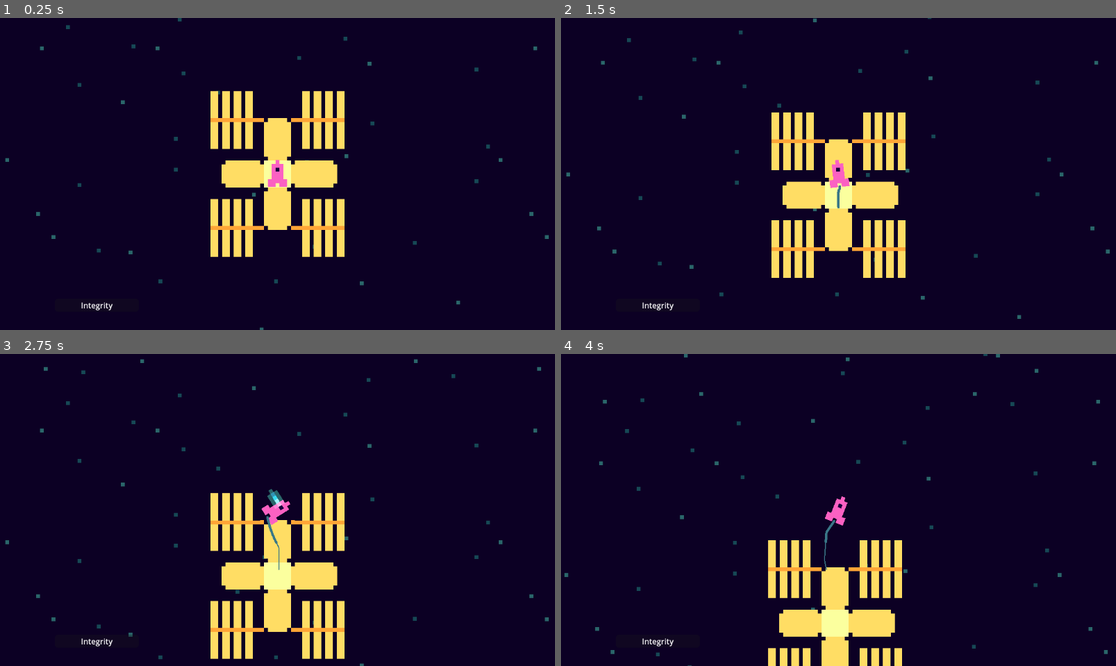
Above: before the commit, frames 1-4 (two rows, left to right).
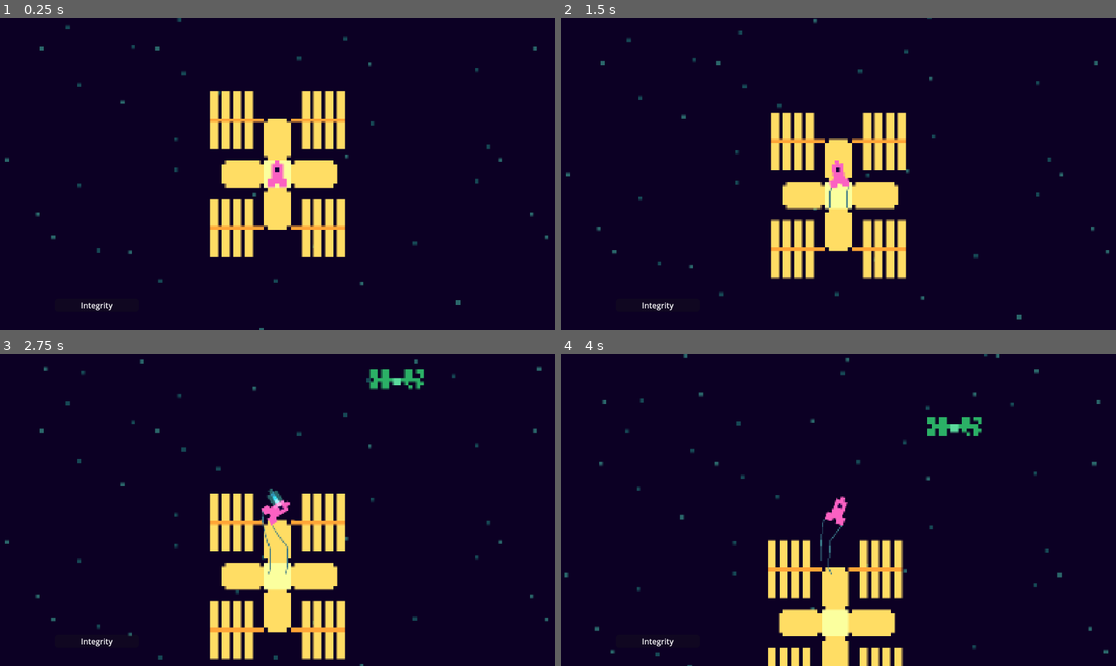
Above: after the commit, the same moments.

Repository: Salkin-Niklas/exgat
Game: Godot game, scene res://scenes/world.tscn
The game is run twice, just before and just after one commit, with the same random seed, the same clock (stepped at 60 frames per second) and the same inputs.
Inputs:
- Up to frame 1 (0.25 s): no input
- Up to frame 2 (1.5 s): tap Enter at 0.5 s; hold W (Boost) 0.53-1.28 s; tap Space at 0.77 s; tap A (TurnL) at 1.35 s
- Up to frame 3 (2.75 s): tap Space at 1.52 s; hold D (TurnR) from 2.03 s (still down)
- Up to frame 4 (4 s): release D (TurnR) at 2.78 s; tap W (Boost) at 2.85 s; tap Space at 3.02, 3.77 s; hold A (TurnL) from 3.53 s (still down)

The runs differ from the first frame. In frame 1, 1.5% of the frame differs, in the area x 0-99%, y 0-100%; in frame 2, 1.8%; in frame 3, 2.3%, in the area x 0-99%, y 1-100%; in frame 4, 1.9%.

Commit message:
ADD: pixelation shader

Diff:
--- a/scenes/world.tscn
+++ b/scenes/world.tscn
@@ -6,6 +6,13 @@
 [ext_resource type="Texture2D" uid="uid://cmsrjkopar8av" path="res://assets/background/stars2.png" id="3_qfnet"]
 [ext_resource type="Script" uid="uid://3sdulbrfx4xv" path="res://scripts/scrap_spawner.gd" id="4_k0juu"]
 [ext_resource type="Texture2D" uid="uid://cnn3v2fltfy3v" path="res://assets/background/stars1.png" id="5_71j4m"]
+[ext_resource type="PackedScene" uid="uid://8i80sac37yyb" path="res://scenes/scrap_satellite2.tscn" id="7_i7141"]
+[ext_resource type="AudioStream" uid="uid://csw41083hmrb3" path="res://assets/music/Spacejam(nur_Drums).mp3" id="8_4mrxx"]
+[ext_resource type="Shader" uid="uid://5ae6j0iot63s" path="res://shaders/world_pp.gdshader" id="8_w7kh3"]
+[ext_resource type="AudioStream" uid="uid://bjcm7ua65nim2" path="res://assets/music/Spacejam(ohne_Drums).mp3" id="9_7r4gi"]
+
+[sub_resource type="ShaderMaterial" id="ShaderMaterial_e3hyu"]
+shader = ExtResource("8_w7kh3")
 
 [sub_resource type="LabelSettings" id="LabelSettings_4wyf3"]
 line_spacing = 0.0
@@ -45,14 +52,8 @@
 
 [node name="Station" parent="Game" instance=ExtResource("2_rwgxs")]
 
-[node name="Player" parent="Game" node_paths=PackedStringArray("line2d", "line2d2") instance=ExtResource("1_nnsk1")]
-line2d = NodePath("../Trail")
-line2d2 = NodePath("../Trail2")
-trail_max_points = 30
-trail_point_spacing = 5.0
-
 [node name="Trail" type="Line2D" parent="Game"]
-width = 5.0
+width = 2.0
 default_color = Color(0.22352941, 0.46666667, 0.5294118, 1)
 joint_mode = 2
 begin_cap_mode = 2
@@ -65,6 +66,12 @@
 begin_cap_mode = 2
 end_cap_mode = 2
 
+[node name="Player" parent="Game" node_paths=PackedStringArray("line2d", "line2d2") instance=ExtResource("1_nnsk1")]
+line2d = NodePath("../Trail")
+line2d2 = NodePath("../Trail2")
+trail_max_points = 30
+trail_point_spacing = 5.0
+
 [node name="ScrapSpawner" type="Node2D" parent="Game"]
 script = ExtResource("4_k0juu")
 
@@ -72,7 +79,21 @@
 one_shot = true
 autostart = true
 
+[node name="Node2D" parent="Game" instance=ExtResource("7_i7141")]
+position = Vector2(248, -409)
+
+[node name="Postprocessing" type="CanvasLayer" parent="Game"]
+
+[node name="canvas" type="ColorRect" parent="Game/Postprocessing"]
+material = SubResource("ShaderMaterial_e3hyu")
+anchors_preset = 15
+anchor_right = 1.0
+anchor_bottom = 1.0
+grow_horizontal = 2
+grow_vertical = 2
+
 [node name="GUI" type="CanvasLayer" parent="."]
+layer = 2
 
 [node name="healthbar" type="Control" parent="GUI"]
 layout_mode = 3
@@ -124,3 +145,16 @@
 offset_bottom = 23.0
 text = "Game Over"
 label_settings = SubResource("LabelSettings_k0juu")
+
+[node name="AudioStreamPlayer" type="AudioStreamPlayer" parent="."]
+process_mode = 3
+stream = ExtResource("8_4mrxx")
+volume_db = -8.587
+autoplay = true
+parameters/looping = true
+
+[node name="AudioStreamPlayerNoDrums" type="AudioStreamPlayer" parent="."]
+stream = ExtResource("9_7r4gi")
+volume_db = 8.588
+autoplay = true
+parameters/looping = true
--- a/scripts/player.gd
+++ b/scripts/player.gd
@@ -70,7 +70,8 @@
 			d.apply_central_force(force)
 		print(velocity)
 
-	var trail_pos = to_global(Vector2(0,25))
+	var trail_pos   = to_global(Vector2(18,25))
+	var trail_pos_2 = to_global(Vector2(-18,25))
 	# Calculate the distance from the last point to the current mouse position
 	if line2d.get_point_count() > 0:
 		var last_point = line2d.get_point_position(line2d.get_point_count() - 1)
@@ -81,10 +82,10 @@
 	# Add a new point if the accumulated distance exceeds the spacing
 	if distance_accum >= trail_point_spacing:
 		line2d.add_point(trail_pos)
-		line2d2.add_point(trail_pos)
+		line2d2.add_point(trail_pos_2)
 		distance_accum = 0.0
 		# Remove the oldest point if we exceed the max number of points
-		if line2d.get_point_count() > trail_max_points/2:
+		if line2d.get_point_count() > trail_max_points:
 			line2d.remove_point(0)
 		if line2d2.get_point_count() > trail_max_points:
 			line2d2.remove_point(0)
--- a/scripts/station.gd
+++ b/scripts/station.gd
@@ -14,12 +14,14 @@
 	#var other_shape_owner = body.shape_find_owner(body_shape_index)
 	#var other_shape_node = body.shape_owner_get_owner(other_shape_owner)
 	#other_shape_node.get_parent().destroy()
-	body.destroy()
+	if body is CharacterBody2D:
+		return
+	body.queue_free()
 
 	var local_shape_owner = shape_find_owner(local_shape_index)
 	var local_shape_node = shape_owner_get_owner(local_shape_owner)
 	local_shape_node.get_child(0).texture = preload("res://assets/station/panel.png")
-	local_shape_node.get_child(0).texture.hide()
-	local_shape_node.disabled = true
+	local_shape_node.get_child(0).hide()
+	local_shape_node.set_deferred("disabled", true)
 	health -= 1
 	print("station damaged, ", health)
--- /dev/null
+++ b/shaders/world_pp.gdshader
@@ -0,0 +1,11 @@
+shader_type canvas_item;
+
+uniform sampler2D iChannel0 : hint_screen_texture, repeat_disable, filter_nearest;
+
+void fragment()
+{
+	vec2 resolution = 1./SCREEN_PIXEL_SIZE;
+	vec2 amount = resolution/3.;
+    vec2 lookup_pos = round(UV*amount)/amount;
+	COLOR = texture(iChannel0, lookup_pos);
+}
Not shown, added: assets/music/Spacejam(nur_Drums).mp3.import
Not shown, added: assets/music/Spacejam(ohne_Drums).mp3.import
Not shown: 1 places in scenes/player.tscn that only renumber resources
Not shown: 1 places in scenes/world.tscn that only renumber resources
Not shown, added: shaders/world_pp.gdshader.uid
Not shown, added: assets/music/Spacejam(nur_Drums).mp3
Not shown, added: assets/music/Spacejam(ohne_Drums).mp3
